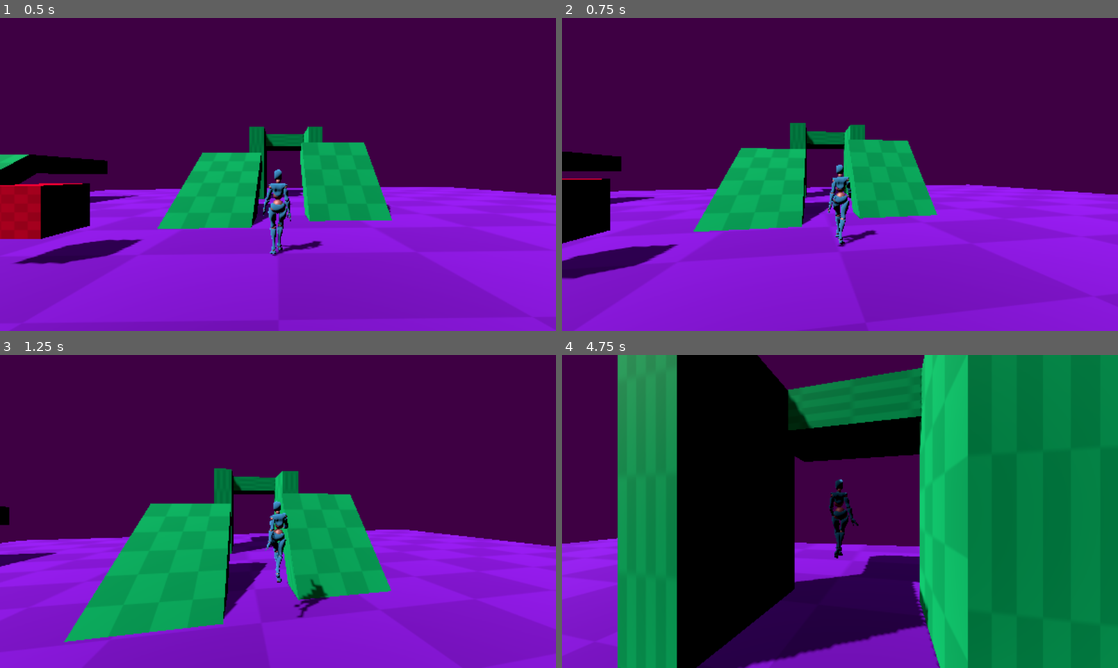
Above: before the commit, frames 1-4 (two rows, left to right).
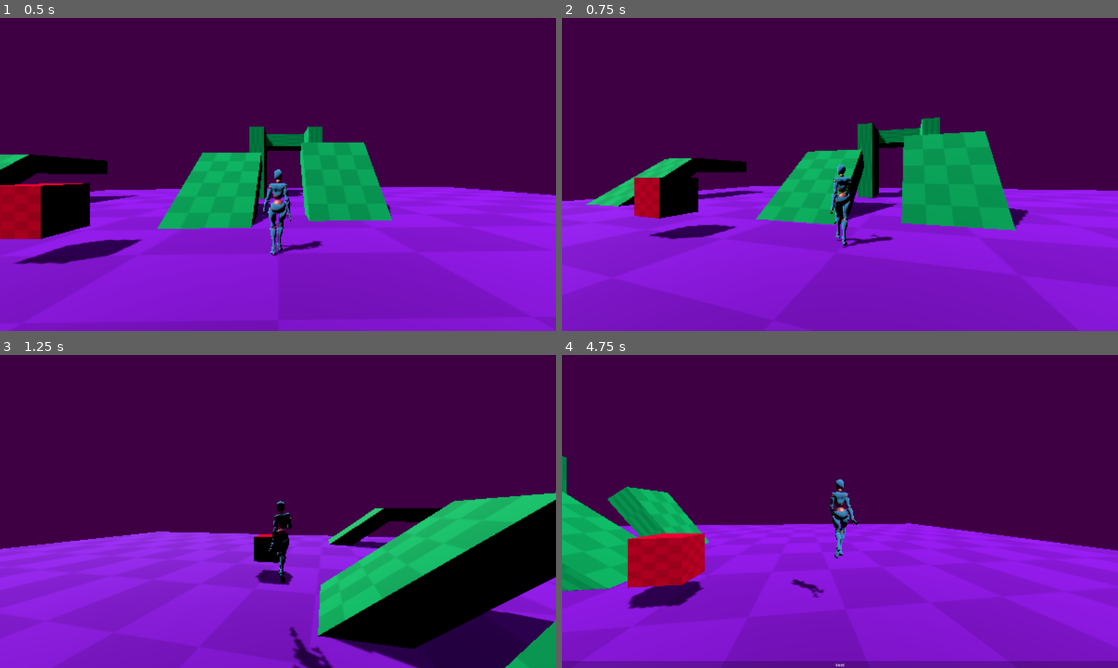
Above: after the commit, the same moments.

Repository: issacdowling/fmp-platformer
Game: Godot game, scene res://levels/Test/test_level_direct_rotation.tscn
Same seed, same stepped clock (60 frames per second), same inputs: the game is played once before the commit and once after it.
Inputs (mouse positions are in pixels of both pictures, inside the frame that each line leads up to):
- Up to frame 1 (0.5 s): no input
- Up to frame 2 (0.75 s): tap Enter (ui_accept) at 0.5 s; move the mouse to (867, 174) at 0.52 s; hold W (forwards) from 0.53 s (still down); hold Left (look_left) from 0.53 s (still down)
- Up to frame 3 (1.25 s): keep holding W (forwards); keep holding Left (look_left); tap Space (jump) at 0.77, 1.07 s; tap Right (look_right) at 0.8 s
- Up to frame 4 (4.75 s): keep holding W (forwards); move the mouse to (812, 511) at 1.27 s; release Left (look_left) at 1.28 s; tap Right (look_right) at 1.35, 3.05, 4.35 s; tap Space (jump) at 1.52, 1.55, 1.82, 3.02, 3.32, 3.77, 3.8, 4.07, 4.52 s; move the mouse to (851, 505) at 2.02 s; hold Space (jump) 2.03-2.78 s; tap Left (look_left) at 2.3, 4.55 s; move the mouse to (834, 517) at 2.77 s; tap E (interact) at 2.85 s; move the mouse to (878, 514) at 3.52 s; hold Left (look_left) 3.53-4.28 s; move the mouse to (795, 508) at 4.27 s

Frame 1 is identical in both runs. In frame 2, 21% of the frame differs, in the area x 0-100%, y 31-84%; in frame 3, 36%; in frame 4, 83%, in the area x 0-100%, y 0-100%.

Commit message:
Disable broken single-stick movement

Diff:
--- a/player/player.gd
+++ b/player/player.gd
@@ -28,8 +28,6 @@
 		$AnimationTree.set("parameters/conditions/walk", true)
 		velocity.z = move_vector.z * WALK_SPEED
 		velocity.x = move_vector.x * WALK_SPEED
-		var lookdir: float = atan2(-velocity.x, -velocity.z)
-		rotation.y = lookdir
 
 	elif not move_vector and is_on_floor(): # Stop when not pressing move buttons and grounded (THIS was stopping my wall jumps!)
 		#TODO: Add a slippiness variable that impacts how quickly you slow down.
@@ -52,8 +50,8 @@
 		jump()
 
 	# Look based on the Input action (also by mouse, but that's in _input)
-	#var look_right: float = Input.get_action_strength("look_right") - Input.get_action_strength("look_left")
-	#rotate_y(deg_to_rad(-look_right*3*CONTROLLER_LOOK_SENSITIVITY)) # *3 to increase, rather than needing very low sensitivity values
+	var look_right: float = Input.get_action_strength("look_right") - Input.get_action_strength("look_left")
+	rotate_y(deg_to_rad(-look_right*3*CONTROLLER_LOOK_SENSITIVITY)) # *3 to increase, rather than needing very low sensitivity values
 
 	move_and_slide()
 
